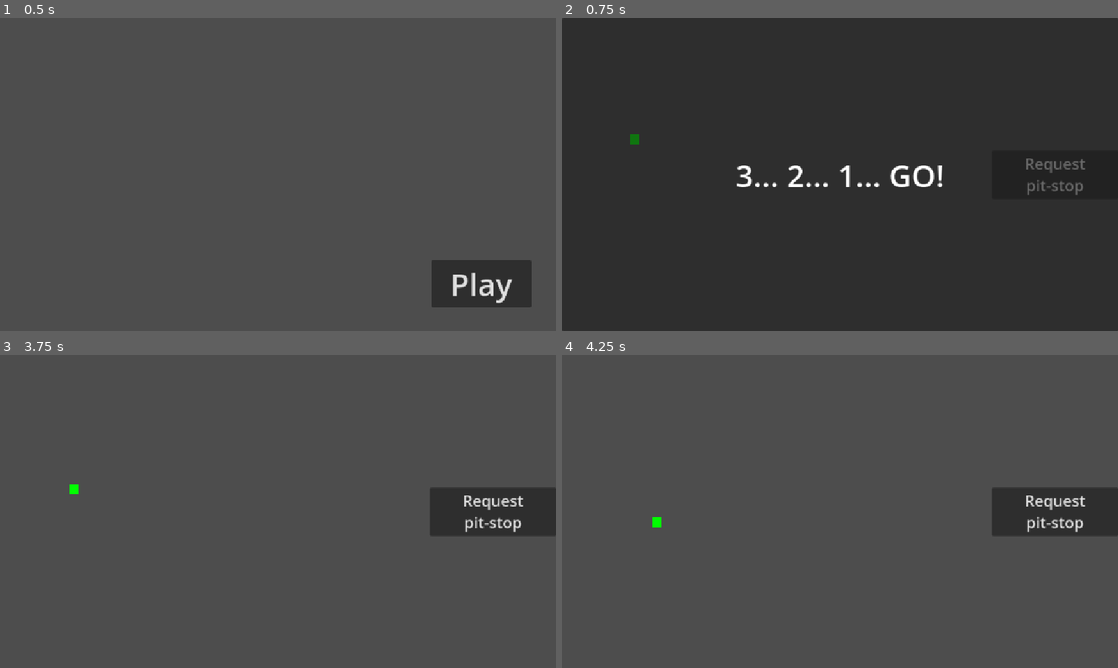
Above: before the commit, frames 1-4 (two rows, left to right).
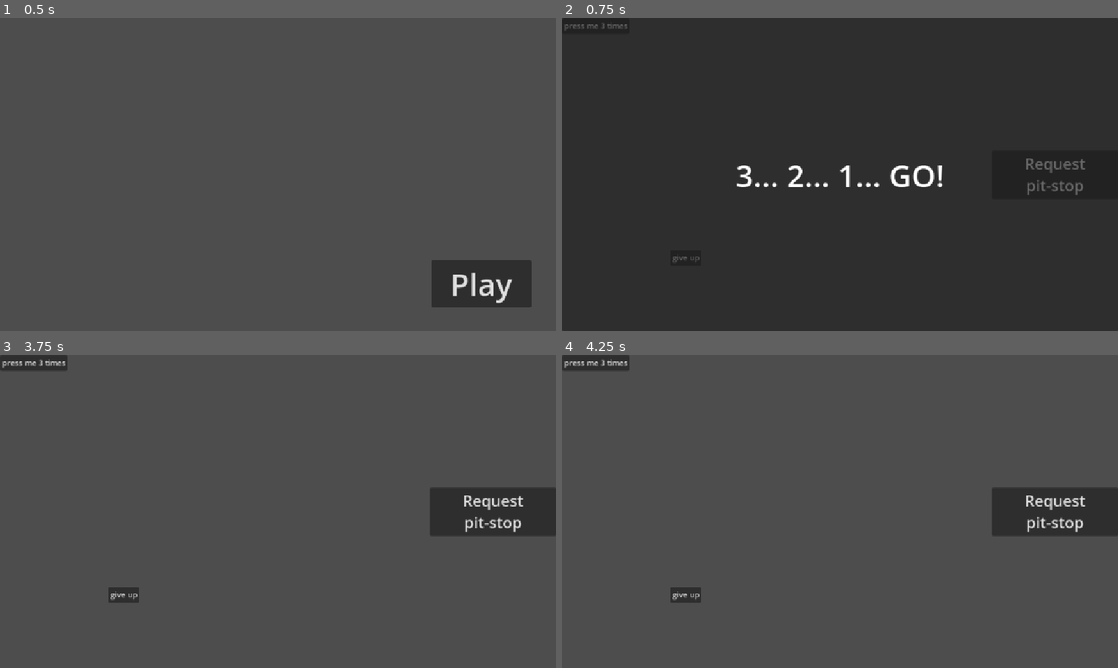
Above: after the commit, the same moments.

Repository: gams-n-such/GMTK2025
Game: Godot game, scene res://MainMenu/main_menu.tscn
Two runs of this game, one before a commit and one after it. Both use one fixed random seed, a clock stepped at 60 frames per second and the inputs below.
Inputs (mouse positions are in pixels of both pictures, inside the frame that each line leads up to):
- Up to frame 1 (0.5 s): no input
- Up to frame 2 (0.75 s): click "Play" at 0.5 s
- Up to frame 3 (3.75 s): click (33, 361) at 1.25 s, where only the run after the commit has a clickable "press me 3 times"; click (122, 596) at 2 s, where only the run after the commit has a clickable "give up"; click "Request pit-stop" at 2.75 s; tap Enter at 3.5 s; move the mouse to (400, 495) at 3.52 s; tap H at 3.6 s; click (400, 495) at 3.67 s
- Up to frame 4 (4.25 s): no input

Frame 1 is identical in both runs. In frame 2, 0.1% of the frame differs, in the area x 0-25%, y 1-78%; in frame 3, 0.8%; in frame 4, 0.8%, in the area x 0-25%, y 0-80%.

Commit message:
basic mini game system

Diff:
--- /dev/null
+++ b/Gameplay/Mini Games/mini_game_ui.gd
@@ -0,0 +1,21 @@
+extends Control
+class_name MiniGameUi
+
+signal game_ended(completed: bool)
+
+@export var mini_game_scene = preload("res://Gameplay/Mini Games/test_mini_game.tscn")
+var mini_game
+var giveup_btn_pressed := false
+
+func _ready() -> void:
+	mini_game = mini_game_scene.instantiate()
+	%SubViewport.add_child(mini_game)
+	mini_game.tree_exiting.connect(on_mini_game_exited_tree)
+
+func _on_button_pressed() -> void:
+	giveup_btn_pressed = true
+	self.queue_free()
+
+func on_mini_game_exited_tree() -> void:
+	game_ended.emit(not giveup_btn_pressed)
+	self.queue_free()
--- /dev/null
+++ b/Gameplay/Mini Games/mini_game_ui.tscn
@@ -0,0 +1,39 @@
+[gd_scene load_steps=2 format=3 uid="uid://qjtcv32swkda"]
+
+[ext_resource type="Script" uid="uid://cjq75ta5egbaj" path="res://Gameplay/Mini Games/mini_game_ui.gd" id="1_yv5gx"]
+
+[node name="MiniGameUi" type="Control"]
+layout_mode = 3
+anchors_preset = 0
+offset_right = 512.0
+offset_bottom = 512.0
+script = ExtResource("1_yv5gx")
+
+[node name="SubViewportContainer" type="SubViewportContainer" parent="."]
+layout_mode = 2
+offset_right = 512.0
+offset_bottom = 512.0
+
+[node name="SubViewport" type="SubViewport" parent="SubViewportContainer"]
+unique_name_in_owner = true
+handle_input_locally = false
+render_target_update_mode = 4
+
+[node name="Button" type="Button" parent="."]
+layout_mode = 1
+anchors_preset = 7
+anchor_left = 0.5
+anchor_top = 1.0
+anchor_right = 0.5
+anchor_bottom = 1.0
+offset_left = -32.0
+offset_top = -31.0
+offset_right = 32.0
+grow_horizontal = 2
+grow_vertical = 0
+size_flags_horizontal = 4
+size_flags_vertical = 8
+text = "give up
+"
+
+[connection signal="pressed" from="Button" to="." method="_on_button_pressed"]
--- /dev/null
+++ b/Gameplay/Mini Games/test_mini_game.gd
@@ -0,0 +1,11 @@
+extends Node2D
+class_name TestMiniGame
+
+var presses_left := 3
+
+func _on_button_button_up() -> void:
+	presses_left -= 1
+	if presses_left <= 0:
+		self.queue_free()
+	else:
+		%Button.text = ("press me %d times" % [presses_left])
--- /dev/null
+++ b/Gameplay/Mini Games/test_mini_game.tscn
@@ -0,0 +1,14 @@
+[gd_scene load_steps=2 format=3 uid="uid://b830v5g5ry2gt"]
+
+[ext_resource type="Script" uid="uid://dn3eet4ddvn3c" path="res://Gameplay/Mini Games/test_mini_game.gd" id="1_amhr1"]
+
+[node name="TestMiniGame" type="Node2D"]
+script = ExtResource("1_amhr1")
+
+[node name="Button" type="Button" parent="."]
+unique_name_in_owner = true
+offset_right = 8.0
+offset_bottom = 8.0
+text = "press me 3 times"
+
+[connection signal="button_up" from="Button" to="." method="_on_button_button_up"]
--- a/Gameplay/Pit/gameplay_ui.gd
+++ b/Gameplay/Pit/gameplay_ui.gd
@@ -3,8 +3,16 @@
 
 @export var pause_scene : PackedScene = preload("res://Gameplay/Race/pause_screen.tscn")
 
+#TODO: determine if this should stay as is
+var active_mini_game = preload("res://Gameplay/Mini Games/mini_game_ui.tscn")
+
 func _ready() -> void:
+	self.add_child(active_mini_game.instantiate())
+	self.get_children().back().game_ended.connect(on_game_ended)
 	enter_race_mode()
+
+func on_game_ended(completed: bool) -> void:
+	print(completed)
 
 func _process(delta: float) -> void:
 	pass
--- a/Gameplay/Pit/mini_game.gd
+++ /dev/null
@@ -1,5 +0,0 @@
-extends Resource
-class_name MiniGame
-
-signal game_started
-signal game_ended(completed: bool)
--- a/Gameplay/Pit/mini_game_ui.tscn
+++ /dev/null
@@ -1,23 +0,0 @@
-[gd_scene format=3 uid="uid://bwlxhthd7ha0m"]
-
-[node name="MiniGameUi" type="Control"]
-layout_mode = 3
-anchors_preset = 15
-anchor_right = 1.0
-anchor_bottom = 1.0
-grow_horizontal = 2
-grow_vertical = 2
-
-[node name="Button" type="Button" parent="."]
-layout_mode = 1
-anchors_preset = 7
-anchor_left = 0.5
-anchor_top = 1.0
-anchor_right = 0.5
-anchor_bottom = 1.0
-offset_left = -33.5
-offset_top = -31.0
-offset_right = 33.5
-grow_horizontal = 2
-grow_vertical = 0
-text = "Give up"
Not shown, added: Gameplay/Mini Games/mini_game_ui.gd.uid
Not shown, added: Gameplay/Mini Games/test_mini_game.gd.uid
Not shown, removed: Gameplay/Pit/mini_game.gd.uid
Not shown, added: Gameplay/Mini Games/test_mini_game.tscn1450482153.tmp
